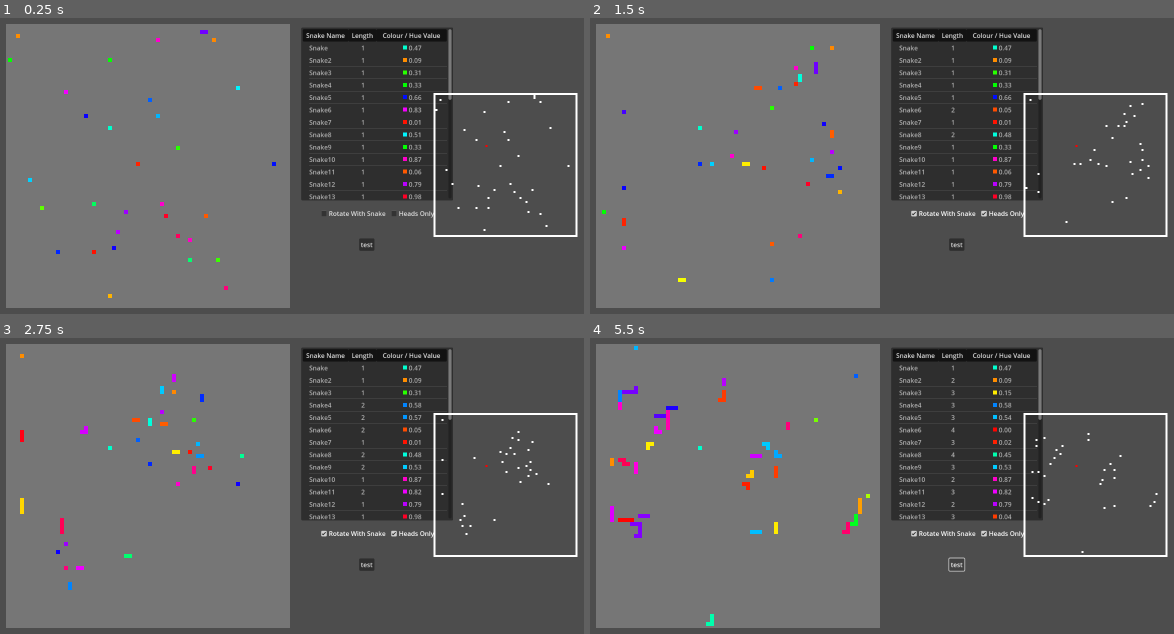
Above: before the commit, frames 1-4 (two rows, left to right).
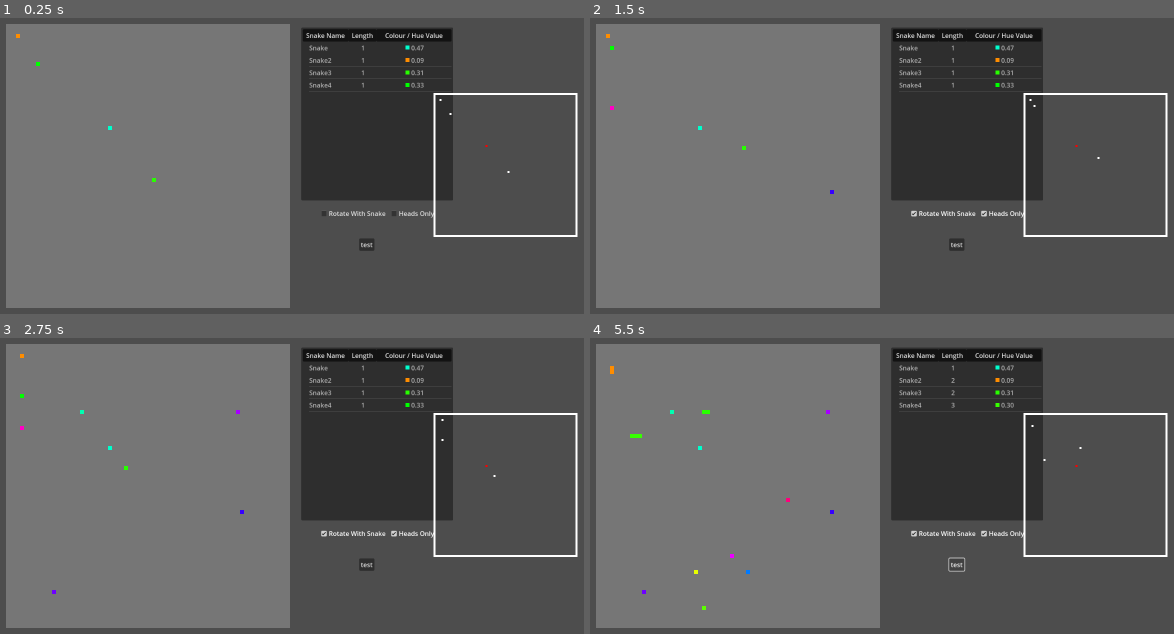
Above: after the commit, the same moments.

Repository: kwdChan/Snake-World
Game: Godot game, scene res://main.tscn
The game is run twice, just before and just after one commit, with the same random seed, the same clock (stepped at 60 frames per second) and the same inputs.
Inputs:
- Up to frame 1 (0.25 s): no input
- Up to frame 2 (1.5 s): click "Rotate With Snake" at 0.5 s; click "Heads Only" at 1.25 s
- Up to frame 3 (2.75 s): hold Right (ui_right) from 2.03 s (still down)
- Up to frame 4 (5.5 s): release Right (ui_right) at 2.75 s; click "test" at 2.75 s; hold Down (ui_down) 3.53-4.28 s; hold Right (ui_right) 4.28-5.03 s; hold Up (ui_up) from 5.03 s (still down)

The runs differ from the first frame. In frame 1, 1.6% of the frame differs, in the area x 1-98%, y 3-95%; in frame 2, 1.7%; in frame 3, 1.9%; in frame 4, 2.5%, in the area x 3-98%, y 2-98%.

Commit message:
removing classes from types.gd

Diff:
--- a/SnakeNode.gd
+++ b/SnakeNode.gd
@@ -12,8 +12,8 @@
 ## send to snake
 signal ate(obj: Object)
 
-var _env: Types.Env
-var _snake: Types.Snake
+var _env: Env
+var _snake: Snake
 
 ## count upstream (bad idea?)
 var idx: int:
@@ -48,8 +48,8 @@
 	pass
 
 func initialise(
-	snake: Types.Snake,
-	env: Types.Env,
+	snake: Snake,
+	env: Env,
 	initial_grid=Vector2(0,0),
 	initial_direction=Vector2.UP,
 	upstream=false
--- a/env.gd
+++ b/env.gd
@@ -13,27 +13,27 @@
 const SNAKE_SCENE := preload("res://snake.tscn") as PackedScene
 
 const ECO_PARAMS = {
-	N_SNAKE = 30,
-	FOOD_INTERVAL = 0.1
+	N_SNAKE = 3,
+	FOOD_INTERVAL = 0.5
 }
 
 
-var all_snakes: Array[Types.Snake] = []
-var all_foods: Array[Types.Snake] = []
+var all_snakes: Array[Snake] = []
+var all_foods: Array[Snake] = []
 
 @onready var world_boundry_grids: Array[Vector2i] = _cal_world_boundry_grids()
 @onready var ws_client := WSClient.new()
 
 
 
-func get_all_foods() -> Array[Types.Snake]:
+func get_all_foods() -> Array[Snake]:
 	all_foods = all_foods.filter(func(x):return is_instance_valid(x))
 	return all_foods
 
-func get_all_food_snake()-> Array[Types.Snake]:
+func get_all_food_snake()-> Array[Snake]:
 	return get_all_foods() + get_all_snakes()
 
-func get_all_snakes() -> Array[Types.Snake]:
+func get_all_snakes() -> Array[Snake]:
 	all_snakes = all_snakes.filter(func(x):return is_instance_valid(x))
 	return all_snakes
 
@@ -100,7 +100,7 @@
 
 
 
-func _on_snake_dead(_snake: Types.Snake):
+func _on_snake_dead(_snake: Snake):
 	snake_list_change.emit()
 
 func new_food(loc=null):
--- a/main.gd
+++ b/main.gd
@@ -32,8 +32,6 @@
 	$Vision.draw_grids(grids_to_show)
 
 
-	#print($SnakeTable.get_selected ( ) )
-
 
 
 
@@ -43,7 +41,5 @@
 func _on_vision_show_food_toggled(button_pressed):
 	show_edible = not button_pressed
 
-
-
 func _on_vision_rotate_toggled(button_pressed):
 	vision_rotate = button_pressed
--- a/network/ws_client.gd
+++ b/network/ws_client.gd
@@ -9,11 +9,22 @@
 var state
 var open := false
 
+
+var timer: Timer
 func _ready():
 	socket.connect_to_url("ws://localhost:8001")
 
 
-func _process(delta):
+	# TODO: can't do faster than the frame rate?
+	timer = Timer.new()
+	add_child(timer)
+	timer.set_wait_time(0.001)
+	timer.start()
+	timer.timeout.connect(func(): poll())
+
+
+
+func poll():
 	socket.poll()
 
 	state = socket.get_ready_state()
--- a/snake.gd
+++ b/snake.gd
@@ -9,13 +9,13 @@
 # if idx is not 0, it means it is food
 var idx = 0
 
-var _action_intervel := 0.01
+var _action_intervel := 0.15
 
 var policy: Policy
 
-var _env: Types.Env
+var _env: Env
 
-var nodes: Array[Types.SnakeNode] = []
+var nodes: Array[SnakeNode] = []
 
 var colour: Color:
 	set(value):
@@ -29,6 +29,7 @@
 	$SnakeActionTimer.start()
 
 func _process(_delta):
+
 	if Input.is_action_just_pressed("ui_down"):
 
 
@@ -92,7 +93,7 @@
 
 		queue_free()
 
-func add_new_node(new_node: Types.SnakeNode):
+func add_new_node(new_node: SnakeNode):
 	nodes.append(new_node)
 
 func _on_snake_action_timer_timeout():
--- a/snake_action_plan/remote_control.gd
+++ b/snake_action_plan/remote_control.gd
@@ -21,7 +21,7 @@
 
 	ws_client.send(
 		JSON.stringify(data),
-		"RemoteControl",
+		"PolicyRemoteControl",
 		id
 	)
 
--- a/types.gd
+++ b/types.gd
@@ -2,7 +2,5 @@
 
 enum Action {UP, LEFT, RIGHT, STAY}
 
-const Env = preload("res://env.gd")
-const Snake = preload("res://snake.gd")
-const SnakeNode = preload("res://SnakeNode.gd")
-#const ActionPlan = preload("res://snake_action_plan/ActionPlan.gd")
+
+const Env = preload("res://env.gd") # the snake scene seems to be dependant on this line. Even though it is not  referenced anywhere
